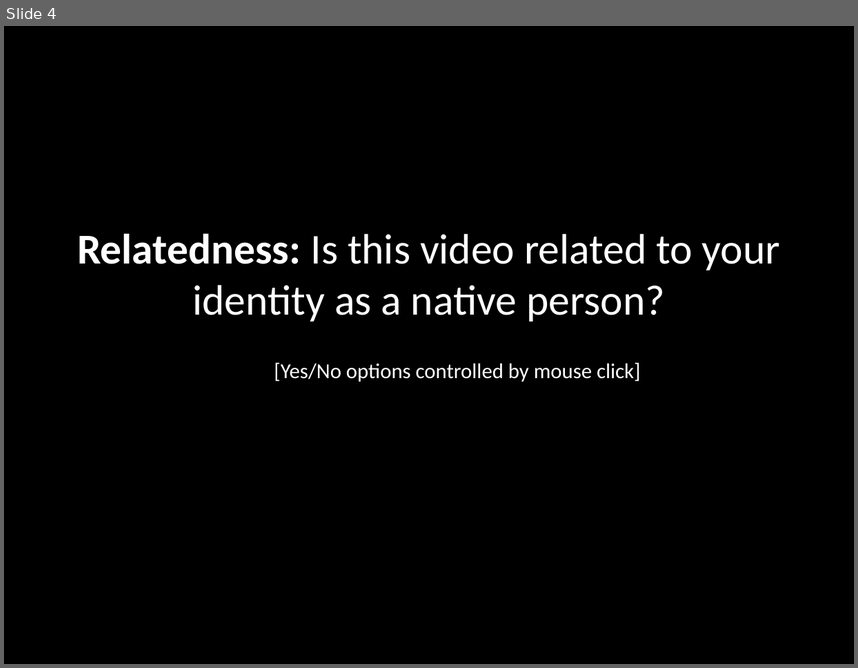
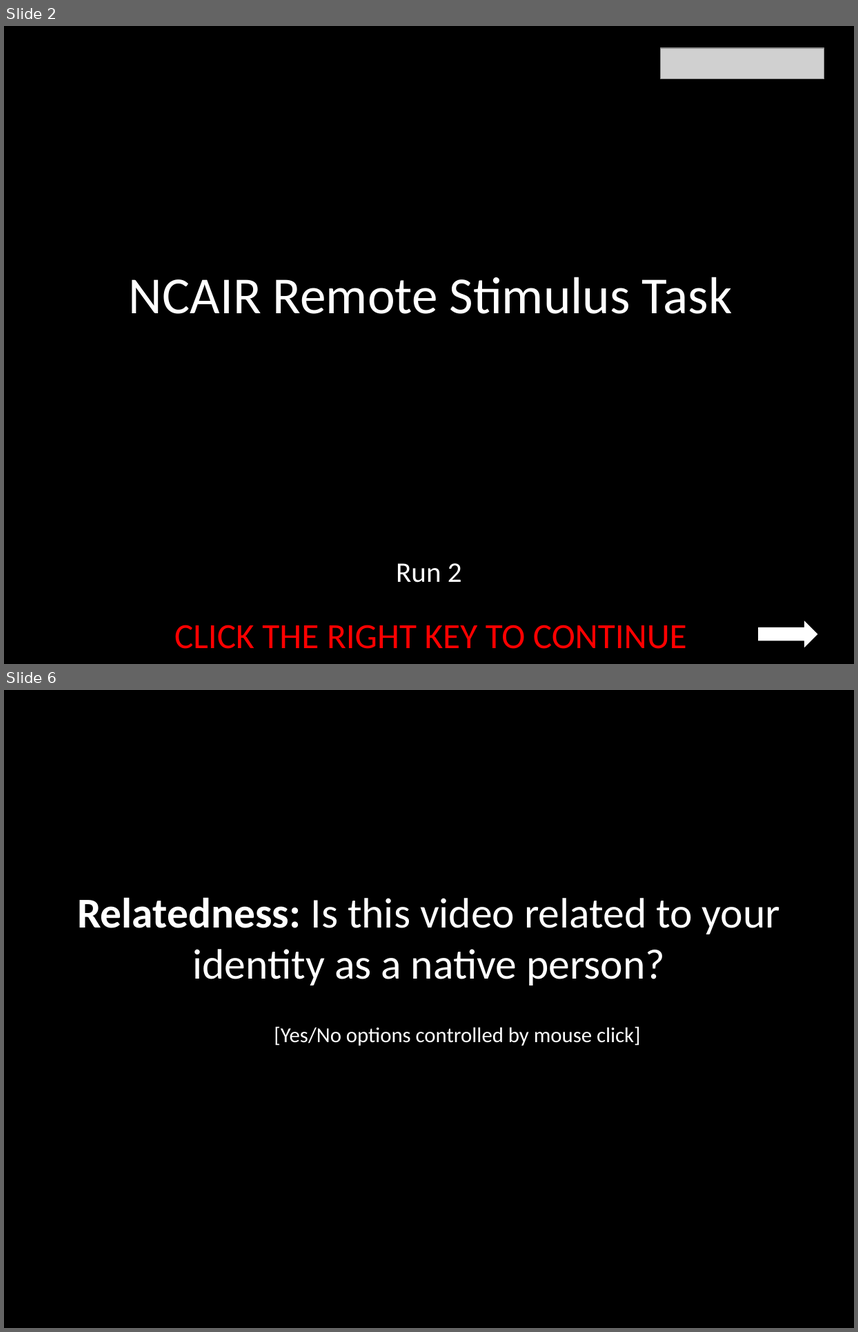
Before and after one commit to laureate-institute-for-brain-research/StimToolOnline, a slide deck: public/js/tasks/ncair/media/Ncair_Remote_Instructions.pptx. Shown one above the other, each under a label of ours: slide 4 before the commit, slides 2 and 6 after it; the slides between them are not shown. The pictures are 858x668 and 858x1332 pixels, drawn with LibreOffice and Linux fonts; fonts in the diff are those of the drawing; grey boxes stand for pictures. Boxes give left, top, right and bottom in pixels: in the first picture for what was removed or moved away, otherwise in the second. Text is boxed around its words. In the diff, an @@ line names an element or a change of style, - is before the commit and + after.

```diff
--- a/public/js/tasks/ncair/media/Ncair_Remote_Instructions.pptx
+++ b/public/js/tasks/ncair/media/Ncair_Remote_Instructions.pptx
@@ slide 2 added at [4, 26, 854, 664], background #000000 @@
@@ picture added at [660, 48, 824, 80] @@
@@ title added at [129, 276, 733, 314], 44 pt, text #FFFFFF @@
+NCAIR Remote Stimulus Task
@@ text added at [396, 563, 462, 582], 24 pt, text #FFFFFF @@
+Run 2
@@ text added at [174, 624, 687, 648], 30 pt, text #FF0000 @@
+CLICK THE RIGHT KEY TO CONTINUE
@@ right arrow added at [758, 620, 818, 648], fill #FFFFFF @@
@@ what was slide 4 is now slide 6 @@
```
Also in this commit, not shown: 5 slides changed, 1 other slide added, 19 other files.
